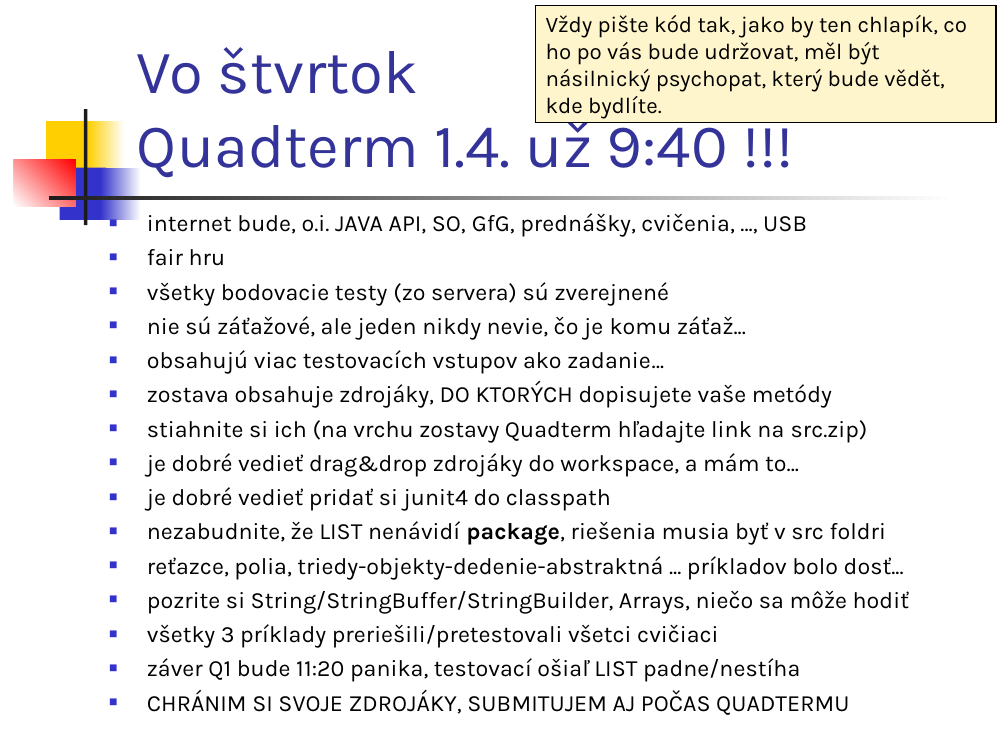
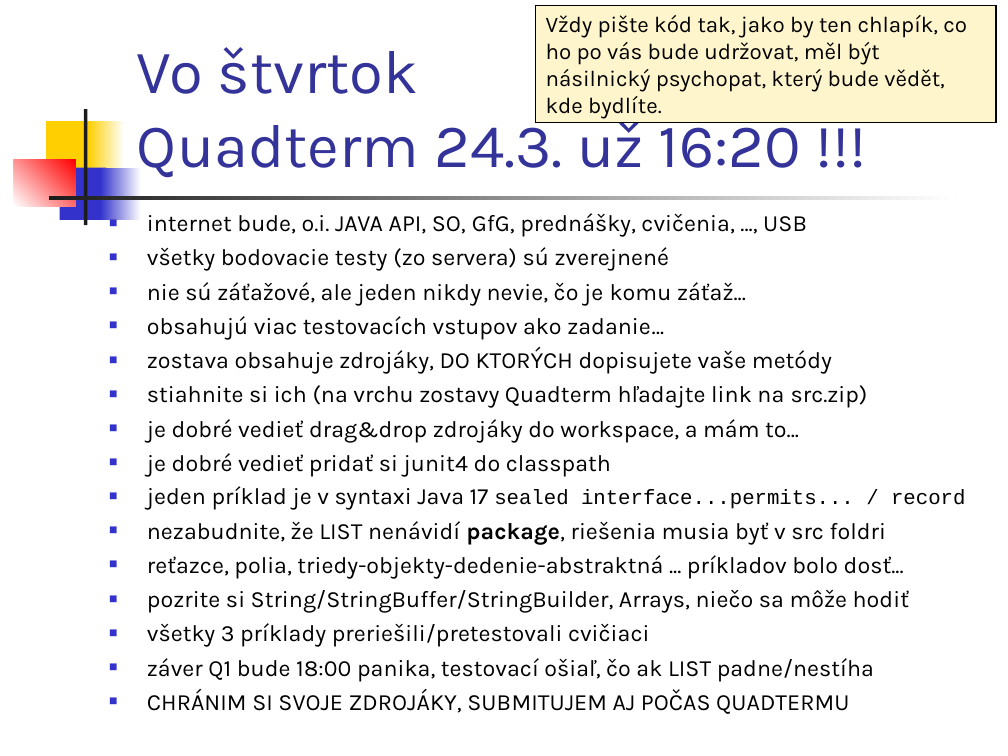
Before and after one commit to Programovanie4/Prednasky, a slide deck: slide 2 of 06/06_java.ppt. Drawn at 1008x756 pixels with LibreOffice and Linux fonts; fonts in the diff are those of the drawing. Boxes give left, top, right and bottom in pixels: in the first picture for what was removed or moved away, otherwise in the second. Text is boxed around its words. In the diff, an @@ line names an element or a change of style, - is before the commit and + after.

```diff
--- a/06/06_java.ppt
+++ b/06/06_java.ppt
@@ title at (137,47,801,178): text changed @@
-Vo štvrtok
-Quadterm 1.4. už 9:40 !!!
+Vo štvrtok
+Quadterm 24.3. už 16:20 !!!
@@ text at (147,249,226,266): paragraph removed @@
-■ fair hru
@@ text at (147,486,965,510): paragraph added @@
+■ jeden príklad je v syntaxi Java 17 sealed interface...permits... / record
@@ text at (147,623,874,681): text changed @@
-■ všetky 3 príklady preriešili/pretestovali všetci cvičiaci
-■ záver Q1 bude 11:20 panika, testovací ošiaľ LIST padne/nestíha
+■ všetky 3 príklady preriešili/pretestovali cvičiaci
+■ záver Q1 bude 18:00 panika, testovací ošiaľ, čo ak LIST padne/nestíha
```
Also in this commit, not shown: 4 other slides changed, 4 other files.
